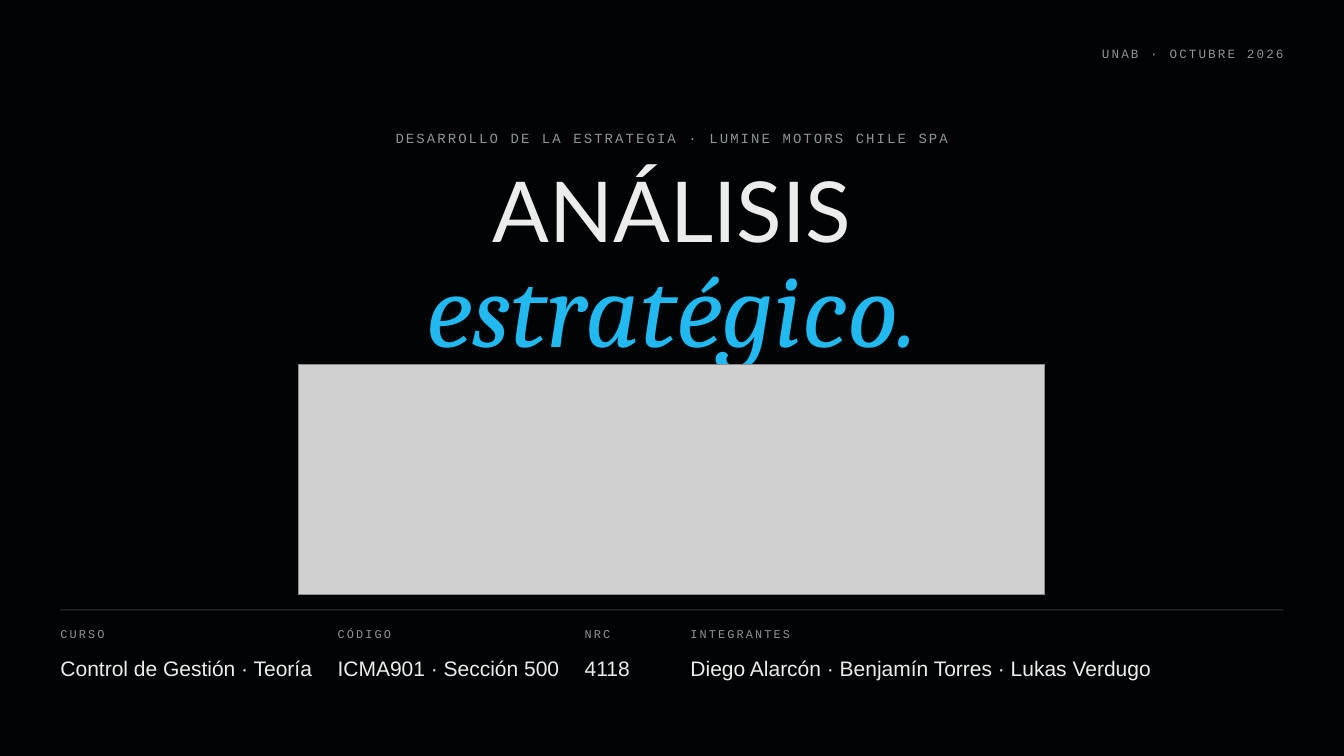
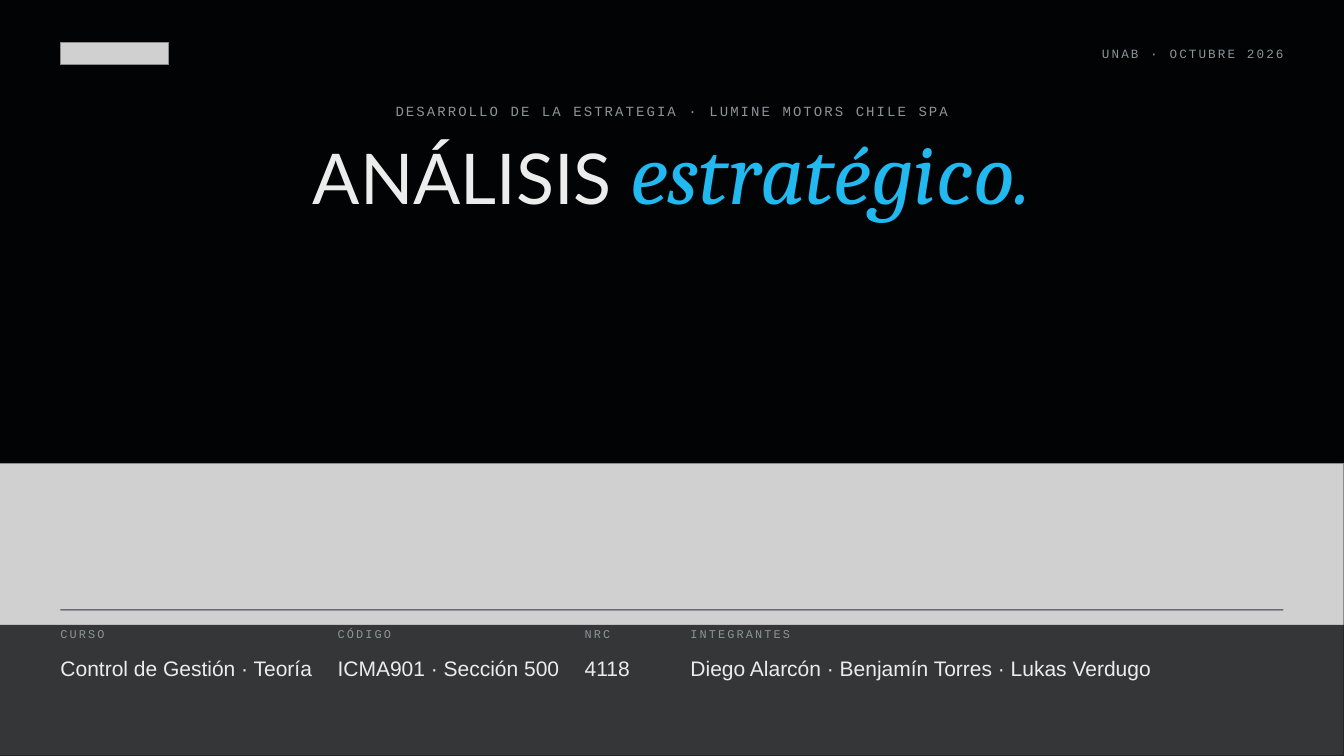
Before and after one commit to diegoaam0109-ux/lumine, a slide deck: slide 1 of control-de-gestion/Lumine_Analisis_Estrategico_Control_de_Gestion.pptx. Drawn at 1344x756 pixels with LibreOffice and Linux fonts; fonts in the diff are those of the drawing; grey boxes stand for pictures; background and template pictures are left out. Boxes give left, top, right and bottom in pixels: in the first picture for what was removed or moved away, otherwise in the second. Text is boxed around its words. In the diff, an @@ line names an element or a change of style, - is before the commit and + after.

```diff
--- a/control-de-gestion/Lumine_Analisis_Estrategico_Control_de_Gestion.pptx
+++ b/control-de-gestion/Lumine_Analisis_Estrategico_Control_de_Gestion.pptx
@@ picture added at (60,42,169,65) @@
@@ text "DESARROLLO DE LA ESTRATEGIA · ...": place and size @@
-text "DESARROLLO DE LA ESTRATEGIA · ..." at (396,133,948,143)
+text "DESARROLLO DE LA ESTRATEGIA · ..." at (396,106,948,116)
@@ title at (313,144,1031,223): text changed; size 76 to 62 pt @@
-ANÁLISIS
-estratégico.
+ANÁLISIS estratégico.
@@ picture removed at (299,365,1046,595) @@
@@ picture added at (0,464,1344,756) @@
@@ rectangle added at (0,625,1344,756), fill #020304 at 75% opacity @@
```
Also in this commit, not shown: 3 other files.
